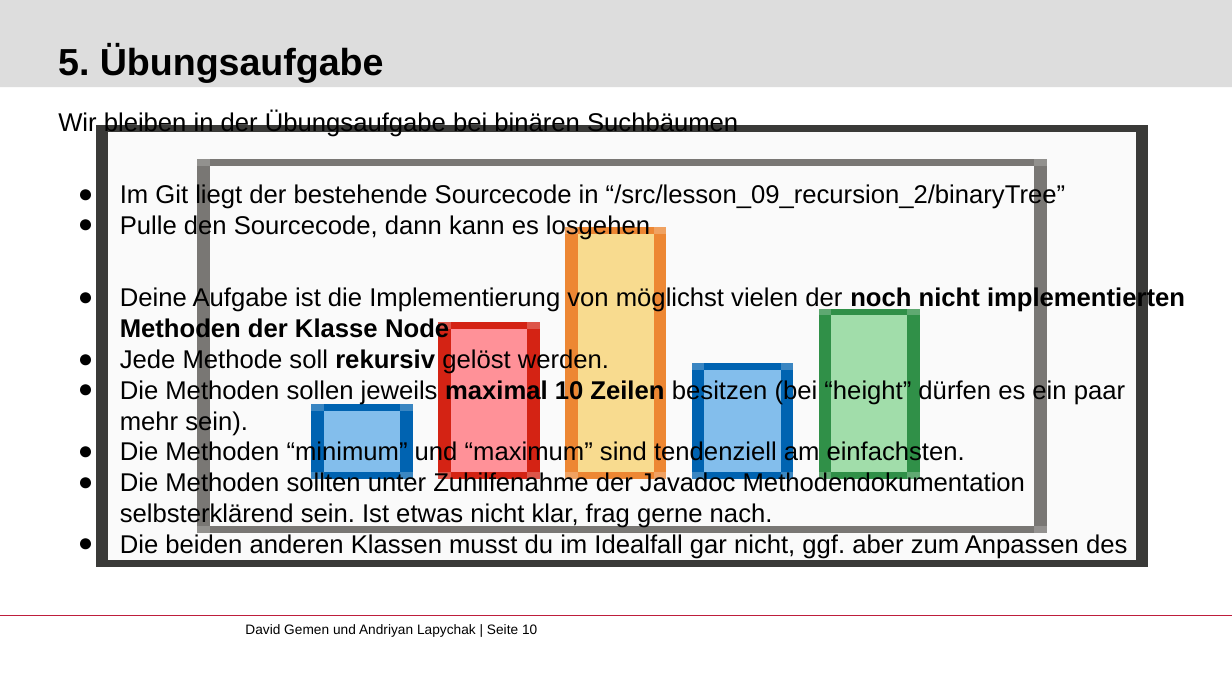
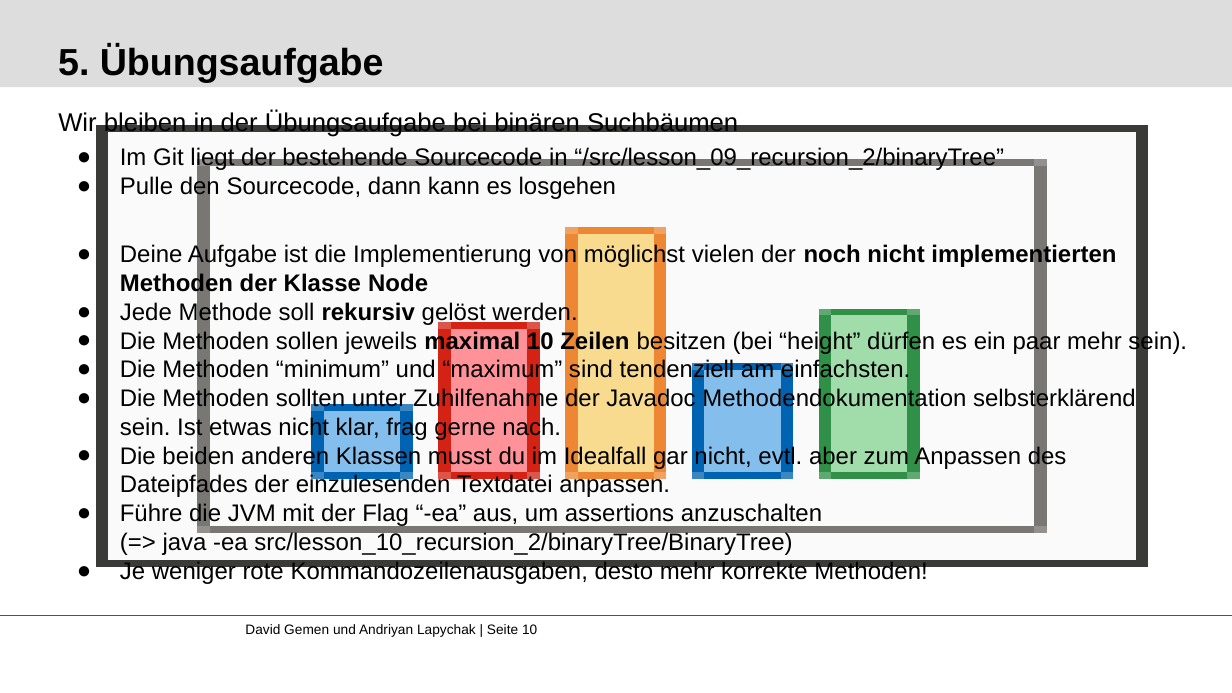
Before and after one commit to gemdav/Programmieren-1-Tutorium, a slide deck: slide 10 of slides/10_recursion_2.pptx. Drawn at 1232x693 pixels with LibreOffice and Linux fonts; fonts in the diff are those of the drawing; background and template pictures are left out. Boxes give left, top, right and bottom in pixels: in the first picture for what was removed or moved away, otherwise in the second. Text is boxed around its words. In the diff, an @@ line names an element or a change of style, - is before the commit and + after.

Commit message:
tree exercise improvement

```diff
--- a/slides/10_recursion_2.pptx
+++ b/slides/10_recursion_2.pptx
@@ text at (120, 146, 1187, 441): size 15 to 14 pt in "Im Git liegt der bestehende Sourcecode in ...", "Pulle den Sourcecode, dann kann es losgehen", "Deine Aufgabe ist die Implementierung von möglichst ...", "Jede Methode soll rekursiv gelöst werden." and 3 more places; indent changed @@
@@ text at (120, 445, 1067, 585): text changed; size 15 to 14 pt @@
-● Die beiden anderen Klassen musst du im Idealfall gar nicht, ggf. aber zum Anpassen des Dateipfades der einzulesenden Textdatei anpassen.
+● Die beiden anderen Klassen musst du im Idealfall gar nicht, evtl. aber zum Anpassen des Dateipfades der einzulesenden Textdatei anpassen.
+● Führe die JVM mit der Flag “-ea” aus, um assertions anzuschalten
+(=> java -ea src/lesson_10_recursion_2/binaryTree/BinaryTree)
+● Je weniger rote Kommandozeilenausgaben, desto mehr korrekte Methoden!
```
Also in this commit, not shown: 1 other slide changed, 10 other files.
